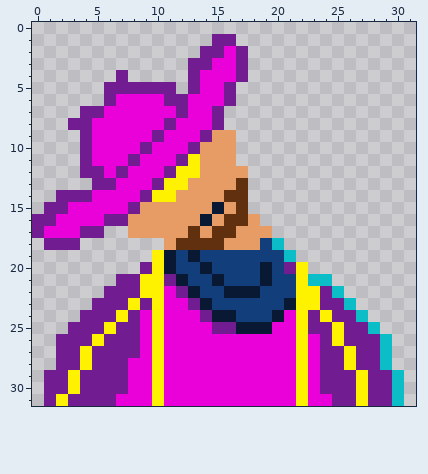
File history of a pixel-art sprite, gae-gamejam/assets/Cowboy4.png. That is the earlier state.
The file is 32x32 pixels.
Once edited:
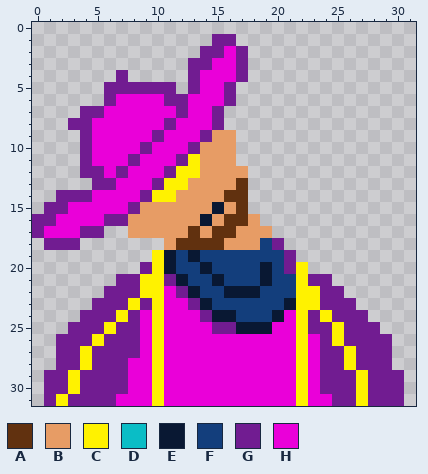
Palette (. is transparent): A #61310f  B #e79c65  C #fff200  D #0abdc6  E #091833  F #133e7c  G #711c91  H #ea00d9
Diff:
{"y":18,"x":20,"old":"D","new":"G"}
{"y":19,"x":21,"old":"D","new":"G"}
{"y":21,"x":23,"old":"DD","new":"GG"}
{"y":22,"x":25,"old":"D","new":"G"}
{"y":23,"x":26,"old":"D","new":"G"}
{"y":24,"x":27,"old":"D","new":"G"}
{"y":25,"x":28,"old":"D","new":"G"}
{"y":26,"x":29,"old":"D","new":"G"}
{"y":27,"x":29,"old":"D","new":"G"}
{"y":28,"x":29,"old":"D","new":"G"}
{"y":29,"x":30,"old":"D","new":"G"}
{"y":30,"x":30,"old":"D","new":"G"}
{"y":31,"x":30,"old":"D","new":"G"}
{"label":"changed","picture_box":[272,238,404,406]}
